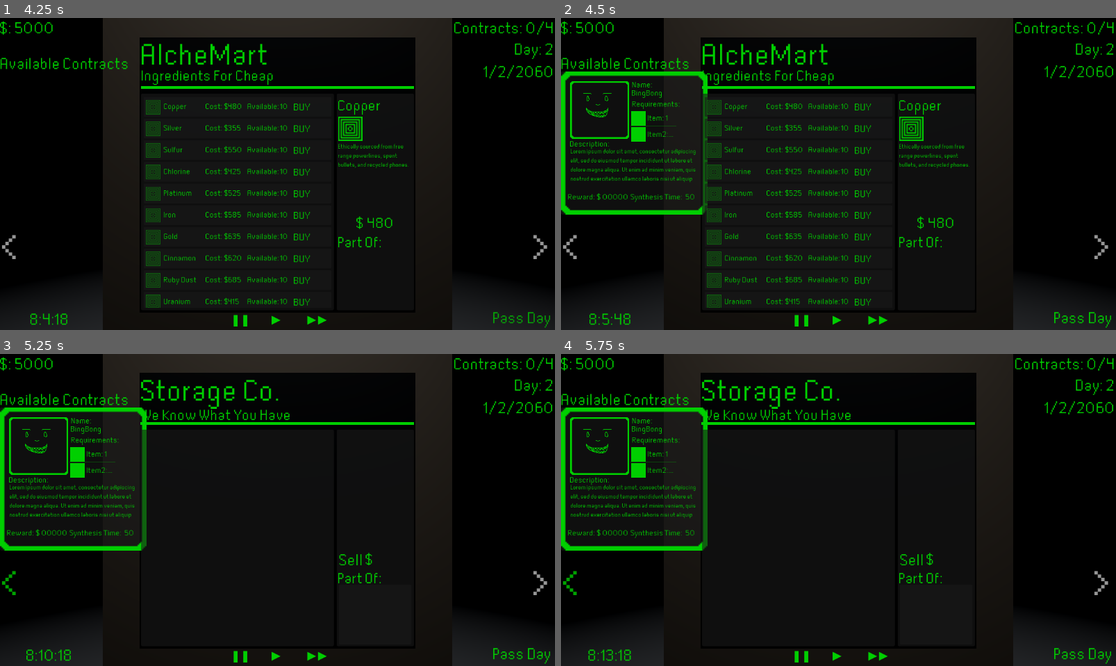
Above: before the commit, frames 1-4 (two rows, left to right).
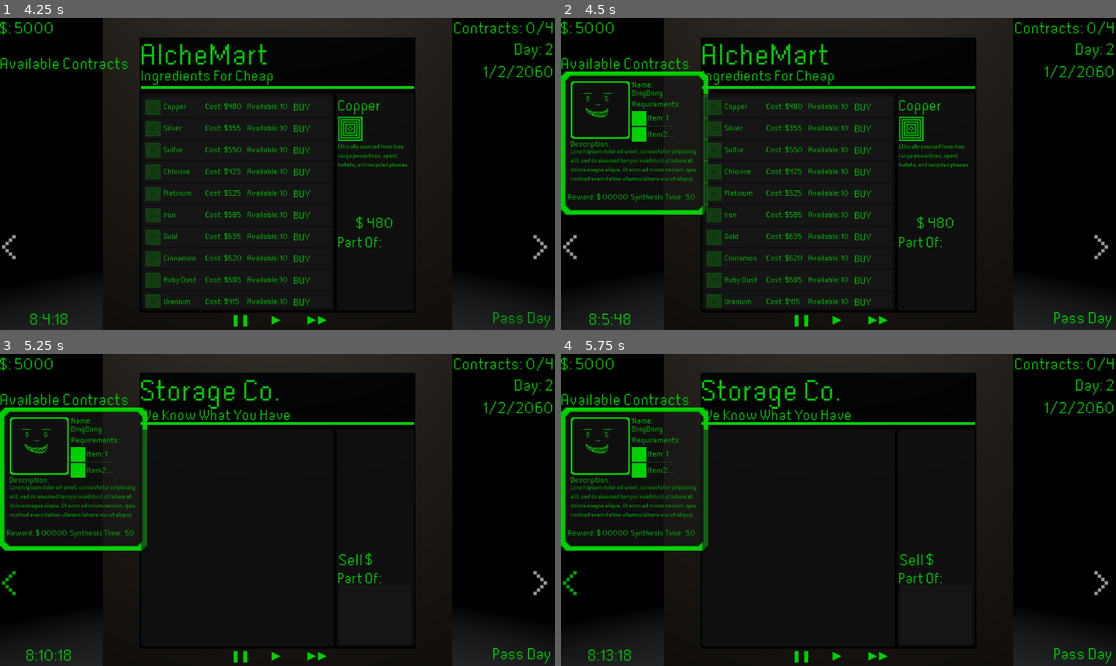
Above: after the commit, the same moments.

Repository: megajolt/Alchemist-Trade-Ltd.
Game: Godot game, scene res://Scenes/maingame.tscn
Two runs of this game, one before a commit and one after it. Both use one fixed random seed, a clock stepped at 60 frames per second and the inputs below.
Inputs (mouse positions are in pixels of both pictures, inside the frame that each line leads up to):
- Up to frame 1 (4.25 s): click (238, 105) at 0.52 s; click "❚❚" at 1.25 s; click "▶" at 2 s; click "▶▶" at 2.75 s; click "Pass Day" at 3.5 s
- Up to frame 2 (4.5 s): click "Available Contracts" at 4.25 s
- Up to frame 3 (5.25 s): click "<" at 5 s
- Up to frame 4 (5.75 s): no input

Frame 1 is identical in both runs. In frame 2, 1.2% of the frame differs, in the area x 1-27%, y 17-64%; in frame 3, 1.2%; in frame 4, 1.2%.

Commit message:
Lib UI finished. Gonna have to do contract fullfillment/recipe synthesis tomorrow

Diff:
--- a/Scenes/HUD.tscn
+++ b/Scenes/HUD.tscn
@@ -237,15 +237,10 @@
 
 [node name="Available Contracts" type="Button" parent="."]
 layout_mode = 1
-anchors_preset = 3
-anchor_left = 1.0
-anchor_top = 1.0
-anchor_right = 1.0
-anchor_bottom = 1.0
-offset_left = -1152.0
-offset_top = -578.0
-offset_right = -881.0
-offset_bottom = -528.0
+anchors_preset = -1
+offset_top = 70.0
+offset_right = 271.0
+offset_bottom = 120.0
 grow_horizontal = 0
 grow_vertical = 0
 theme = ExtResource("3_aotyo")
@@ -260,12 +255,9 @@
 visible = false
 layout_mode = 1
 anchors_preset = -1
-anchor_top = 0.171
-anchor_right = 0.258
-anchor_bottom = 0.63
-offset_top = 0.192001
-offset_right = -0.216003
-offset_bottom = -0.240021
+offset_top = 111.0
+offset_right = 297.0
+offset_bottom = 408.0
 theme = ExtResource("3_aotyo")
 script = ExtResource("4_l7la0")
 
--- a/Scenes/Library.tscn
+++ b/Scenes/Library.tscn
@@ -62,14 +62,15 @@
 anchors_preset = -1
 anchor_left = 0.019
 anchor_top = 0.011
-anchor_right = 0.837
+anchor_right = 0.944
 anchor_bottom = 0.098
-offset_left = -0.0400002
-offset_top = 0.0499997
-offset_right = -3.92
-offset_bottom = -10.1
+offset_left = -0.0400004
+offset_top = 0.0500002
+offset_right = -0.0400391
+offset_bottom = -0.100002
 theme = ExtResource("1_01d82")
 theme_override_font_sizes/font_size = 30
+text_overrun_behavior = 3
 
 [node name="Ingredient Image" type="TextureRect" parent="Recipe Info"]
 layout_mode = 1
--- a/Scenes/LibraryItem.tscn
+++ b/Scenes/LibraryItem.tscn
@@ -18,6 +18,7 @@
 metadata/TimeHour = 0
 metadata/TimeMin = 0
 metadata/TimeSec = 0
+metadata/IngredientList = []
 
 [node name="TextureRect" type="TextureRect" parent="."]
 layout_mode = 1
--- a/Scripts/Contracts.gd
+++ b/Scripts/Contracts.gd
@@ -13,7 +13,6 @@
 	for i in range(num_required):
 		var contract_instance = contract_scene.instantiate()
 		vBox.add_child(contract_instance)
-		print("Added contract instance:", i + 1)
 
 
 # Called every frame. 'delta' is the elapsed time since the previous frame.
--- a/Scripts/HUD.gd
+++ b/Scripts/HUD.gd
@@ -19,7 +19,6 @@
 # Called when the node enters the scene tree for the first time.
 func _ready():
 	contractsRequired = self.get_meta("RequiredContracts")
-	print("HUD: "+str(contractsRequired))
 	$Money.text = str(money)
 	$Day.text = "Day: "+str(day)
 	$"Fulfilled Contracts".text="Contracts: "+str(fulfilledContracts)+"/"+str(contractsRequired)
--- a/Scripts/Ingredients.gd
+++ b/Scripts/Ingredients.gd
@@ -27,6 +27,7 @@
 ,"Mrs. Banana thanks you for your continued cooperation and patience while riots are quelled in key growing locations."
 ,"Comes in sizes Small Medium Large and Extra Large."
 ,"All styrofoam sourced from recycled packaging."]
+
 # Called when the node enters the scene tree for the first time.
 func _ready():
 	for i in 20:
@@ -36,8 +37,8 @@
 		ingredientLabel.text=ingredient_names[i]
 		costLabel.text=str(ingredient_prices[i])
 		ingredient_instance.set_meta("IngredientDescription",ingredient_descriptions[i])
+
 		vBox.add_child(ingredient_instance)
-		print("Added ingredient instance:", i + 1)
 
 
 # Called every frame. 'delta' is the elapsed time since the previous frame.
--- a/Scripts/LibraryItem.gd
+++ b/Scripts/LibraryItem.gd
@@ -17,6 +17,11 @@
 	var recipeTitle = descriptionNode.get_node("Recipe Name")
 	var recipeTime=descriptionNode.get_node("Time")
 	var recipeDescription=descriptionNode.get_node("Recipe Description")
+	var ingredList=descriptionNode.get_node("ItemList")
+	var ingredInfo = get_meta("IngredientList")
 	recipeTitle.text=$"Recipe Title".text
 	recipeTime.text=str(get_meta("TimeHour"))+":"+str(get_meta("TimeMin"))+":"+str(get_meta("TimeSec"))
 	recipeDescription.text=get_meta("recipeDescription")
+	ingredList.clear()
+	for ingredient in ingredInfo:
+		ingredList.add_item(ingredient)
--- a/Scripts/Recipes.gd
+++ b/Scripts/Recipes.gd
@@ -1,5 +1,4 @@
 extends Panel
-
 
 @onready var scrollPanel = self
 @onready var vBox = $ScrollContainer/VBoxContainer
@@ -47,8 +46,8 @@
 		recipe_instance.set_meta("TimeHour",time_hours[i])
 		recipe_instance.set_meta("TimeMin",time_minutes[i])
 		recipe_instance.set_meta("TimeSec",time_seconds[i])
+		recipe_instance.set_meta("IngredientList",recipe_ingredients[i])
 		vBox.add_child(recipe_instance)
-		print("Added recipe instance:", i + 1)
 
 
 # Called every frame. 'delta' is the elapsed time since the previous frame.
